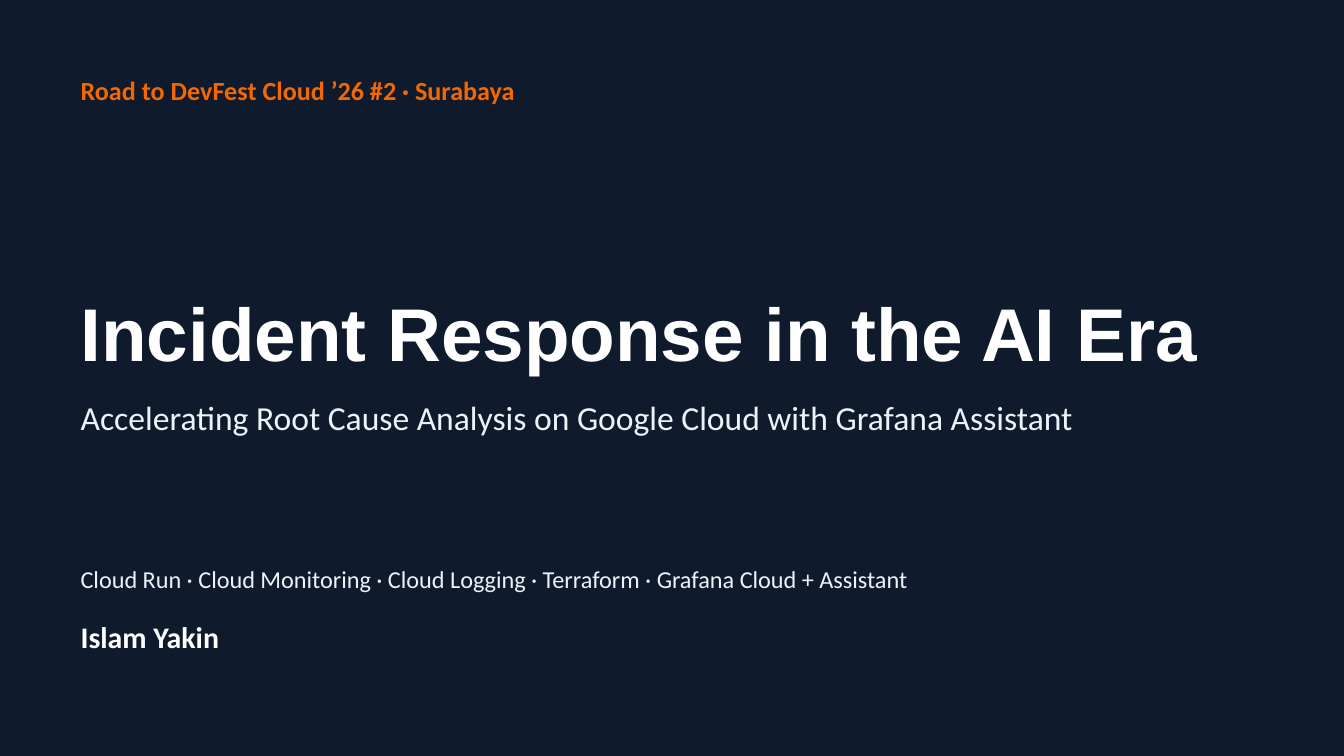
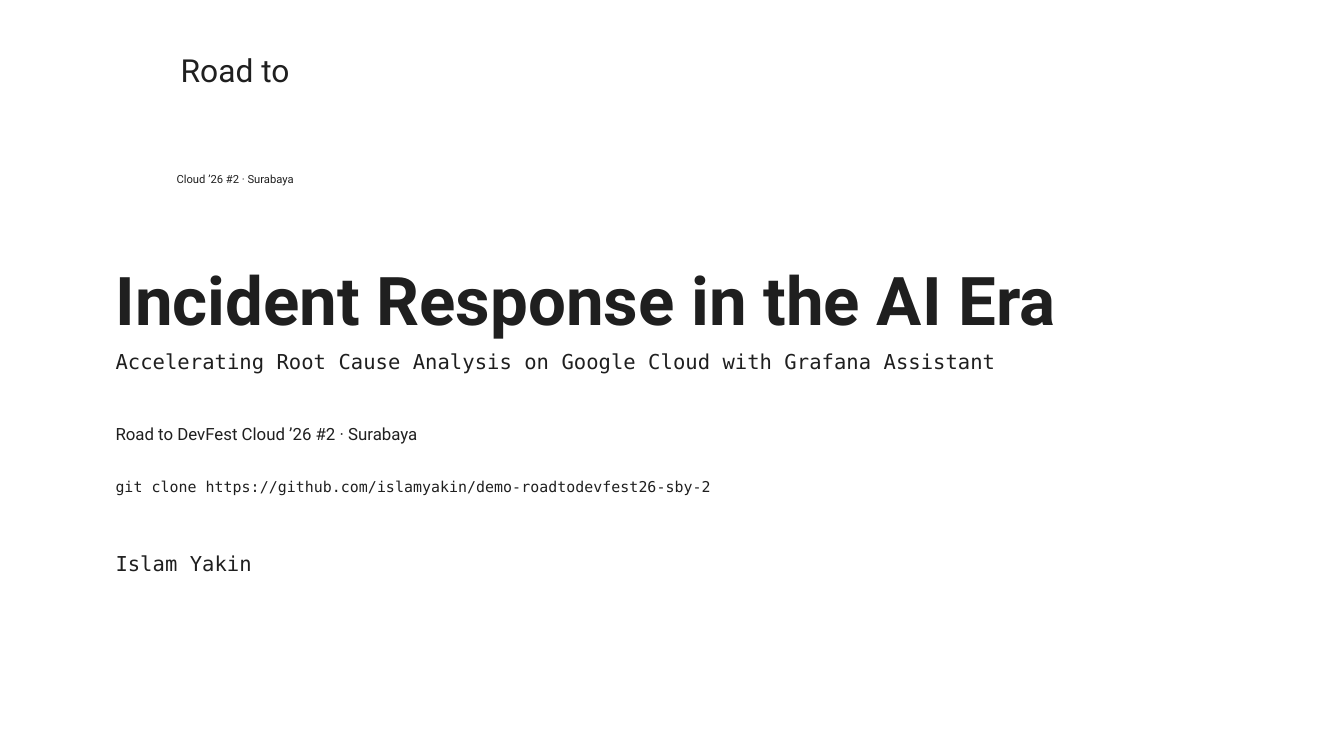
Before and after one commit to islamyakin/demo-roadtodevfest26-sby-2, a slide deck: slide 1 of slides/workshop.pptx. Drawn at 1344x756 pixels with LibreOffice and Linux fonts; fonts in the diff are those of the drawing; background and template pictures are left out. Boxes give left, top, right and bottom in pixels: in the first picture for what was removed or moved away, otherwise in the second. Text is boxed around its words. In the diff, an @@ line names an element or a change of style, - is before the commit and + after.

Commit message:
Deck on the Road to DevFest template; Terraform is Google Cloud only for now
- slides/workshop.pptx + .pdf rebuilt on the DevFest template backgrounds,
  Google Sans and Roboto Mono, 20 slides.
- The Grafana Cloud side moves to infra/grafana.tf.disabled. It no longer
  needs service-account keys (the org forbids them): a small Cloud Run job
  (infra/tokensync.py) writes a short-lived token into both data sources.
- Inputs live in infra/variables.tf.

```diff
--- a/slides/workshop.pptx
+++ b/slides/workshop.pptx
@@ background #0F1B2D to picture (left out) @@
@@ text added at [181,58,289,83], 17 pt, text #1F1F1F @@
+Road to
@@ text added at [177,174,294,186], 6 pt, text #1F1F1F @@
+Cloud ’26 #2 · Surabaya
@@ title "Incident Response in the AI ...": place and size @@
-title "Incident Response in the AI ..." at [81,307,1196,375]
+title "Incident Response in the AI ..." at [116,274,1055,339]
@@ title "Incident Response in the AI ..." at [116,274,1055,339]: size 40 to 36 pt, font Arial to Roboto, text colour #FFFFFF to #1F1F1F; vertical alignment bottom to middle @@
@@ text "Accelerating Root Cause Analysis on ...": place and size @@
-text "Accelerating Root Cause Analysis on ..." at [81,406,1073,436]
+text "Accelerating Root Cause Analysis on ..." at [116,353,995,374]
@@ text "Accelerating Root Cause Analysis on ..." at [116,353,995,374]: size 18 to 11 pt, font Calibri to DejaVu Sans Mono, text colour #EEF2F7 to #1F1F1F; less space between paragraphs @@
@@ text "Road to DevFest Cloud ’26 ...": place and size @@
-text "Road to DevFest Cloud ’26 ..." at [81,81,515,104]
+text "Road to DevFest Cloud ’26 ..." at [116,427,417,444]
@@ text "Road to DevFest Cloud ’26 ..." at [116,427,417,444]: size 14 to 9 pt, font Calibri to Roboto, text colour #F46800 to #1F1F1F, bold off @@
@@ text added at [116,480,711,495], 8 pt, text #1F1F1F @@
+git clone https://github.com/islamyakin/demo-roadtodevfest26-sby-2
@@ text "Islam Yakin": place and size @@
-text "Islam Yakin" at [81,627,219,649]
+text "Islam Yakin" at [116,555,252,572]
@@ text "Islam Yakin" at [116,555,252,572]: size 16 to 11 pt, font Calibri to DejaVu Sans Mono, text colour #FFFFFF to #1F1F1F, bold off @@
@@ text removed at [81,571,907,592] @@
-Cloud Run · Cloud Monitoring · Cloud Logging · Terraform · Grafana Cloud + Assistant
```
Also in this commit, not shown: 11 other slides changed, 8 slides added, 5 slides removed, 8 other files.
